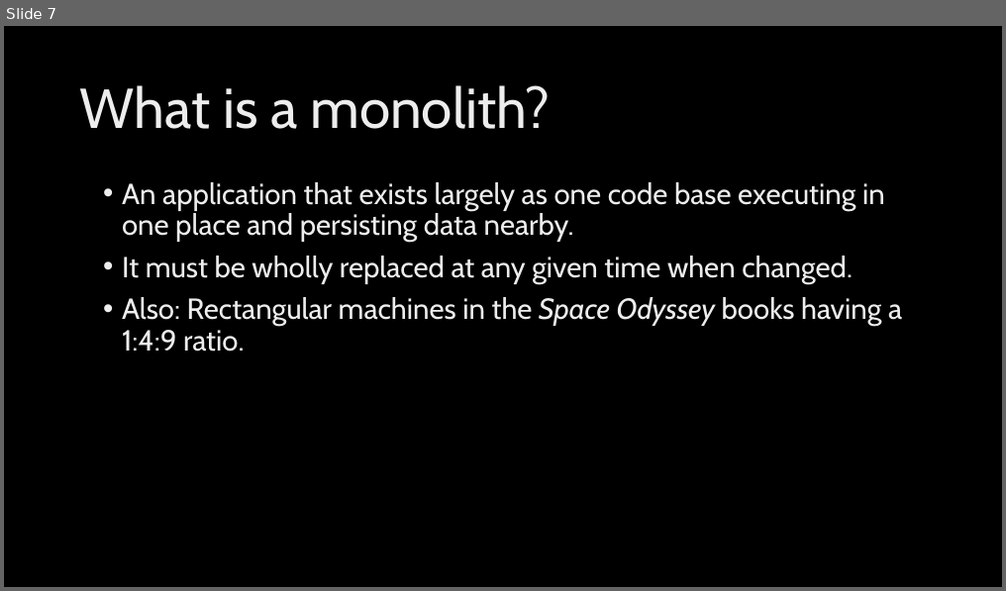
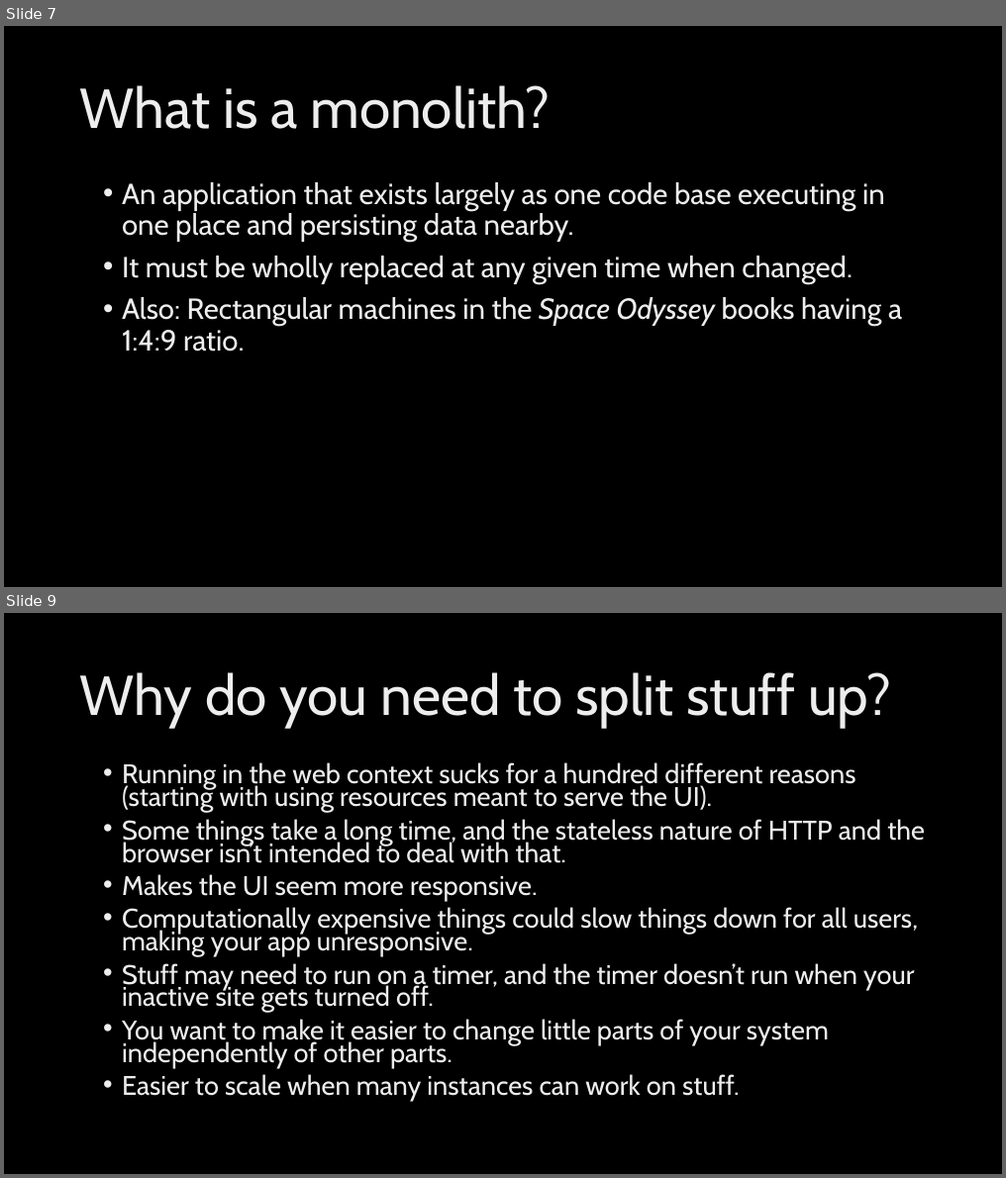
Before and after one commit to jeffputz/presentations, a slide deck: Breaking the Monolith.pptx. Shown one above the other, each under a label of ours: slide 7 before the commit, slides 7 and 9 after it; the slides between them are not shown. The pictures are 1006x591 and 1006x1178 pixels, drawn with LibreOffice and Linux fonts; fonts in the diff are those of the drawing; background and template pictures are left out. Boxes give left, top, right and bottom in pixels: in the first picture for what was removed or moved away, otherwise in the second. Text is boxed around its words. In the diff, an @@ line names an element or a change of style, - is before the commit and + after.

```diff
--- a/Breaking the Monolith.pptx
+++ b/Breaking the Monolith.pptx
@@ slide 9 added at bbox=[4, 613, 1002, 1174], background picture (left out) @@
@@ title added at bbox=[80, 672, 891, 728], 54 pt, text gradient #BFBFBF to #EDEDED to #FFFFFF @@
+Why do you need to split stuff up?
@@ text added at bbox=[122, 762, 925, 1101], 25.9 pt, text gradient #BFBFBF to #EDEDED to #FFFFFF @@
+• Running in the web context sucks for a hundred different reasons (starting with using resources meant to serve the UI).
+• Some things take a long time, and the stateless nature of HTTP and the browser isn’t intended to deal with that.
+• Makes the UI seem more responsive.
+• Computationally expensive things could slow things down for all users, making your app unresponsive.
+• Stuff may need to run on a timer, and the timer doesn’t run when your inactive site gets turned off.
+• You want to make it easier to change little parts of your system independently of other parts.
+• Easier to scale when many instances can work on stuff.
```
Also in this commit, not shown: 1 slide changed, 6 other slides added.
